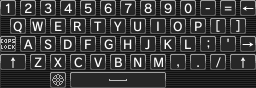
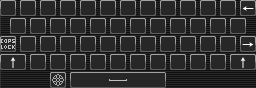
Revision of a layered 256×88 image; what changed, layer by layer:
removed layer "0" from group "Row 1" over [184, 3, 192, 14]
removed layer "9" from group "Row 1" over [164, 3, 172, 14]
removed layer "8" from group "Row 1" over [144, 3, 152, 14]
removed layer "6" from group "Row 1" over [104, 3, 112, 14]
removed layer "5" from group "Row 1" over [84, 3, 92, 14]
removed layer "4" from group "Row 1" over [64, 3, 72, 13]
removed layer "3" from group "Row 1" over [44, 3, 52, 14]
removed group "Row 2" (12 layers) from group "Keys" over [13, 20, 240, 33]
removed layer "O" from group "Row 2" over [173, 21, 182, 32]
removed layer "U" from group "Row 2" over [134, 21, 142, 32]
removed layer "Y" from group "Row 2" over [114, 21, 122, 31]
removed layer "T" from group "Row 2" over [94, 21, 102, 31]
removed layer "R" from group "Row 2" over [74, 21, 82, 31]
removed layer "W" from group "Row 2" over [32, 21, 43, 31]
removed layer "Q" from group "Row 2" over [13, 21, 22, 33]
removed layer "K" from group "Row 3" over [164, 39, 172, 49]
removed layer "H" from group "Row 3" over [124, 39, 132, 49]
removed layer "G" from group "Row 3" over [104, 39, 113, 50]
removed layer "D" from group "Row 3" over [64, 39, 72, 49]
removed layer "S" from group "Row 3" over [44, 39, 52, 50]
removed layer "A" from group "Row 3" over [24, 39, 33, 49]
removed layer "M" from group "Row 4" over [154, 57, 163, 67]
removed layer "V" from group "Row 4" over [94, 57, 103, 67]
removed layer "C" from group "Row 4" over [74, 57, 83, 68]
…and 18 more changes (18 removed)
